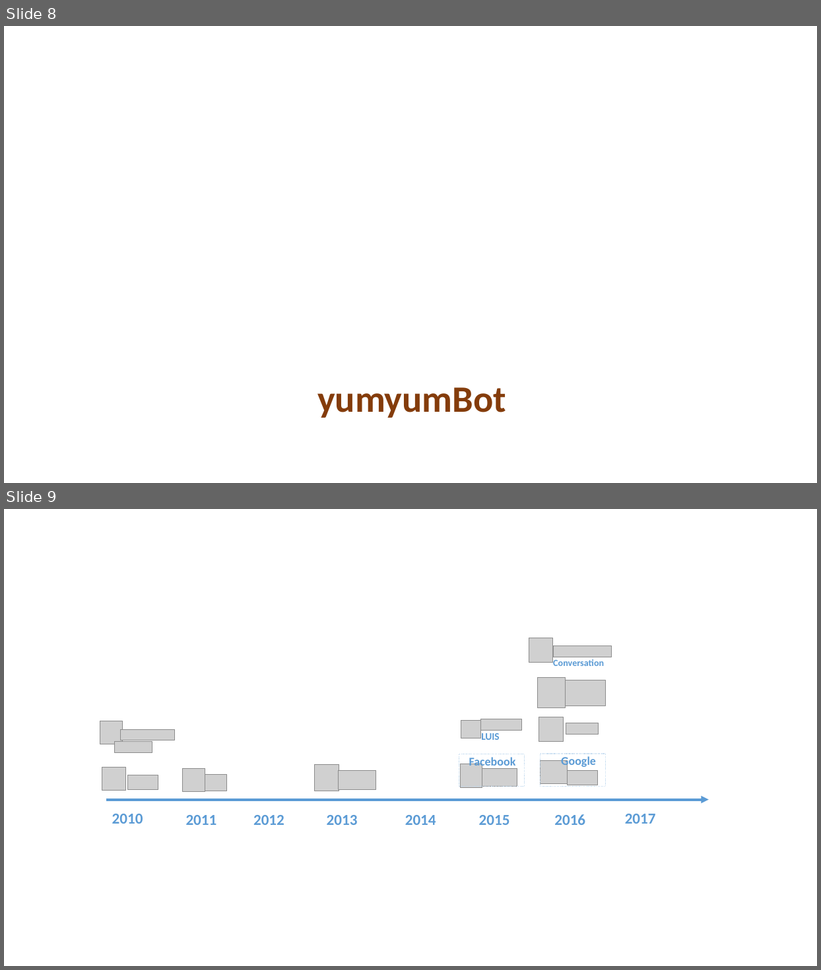
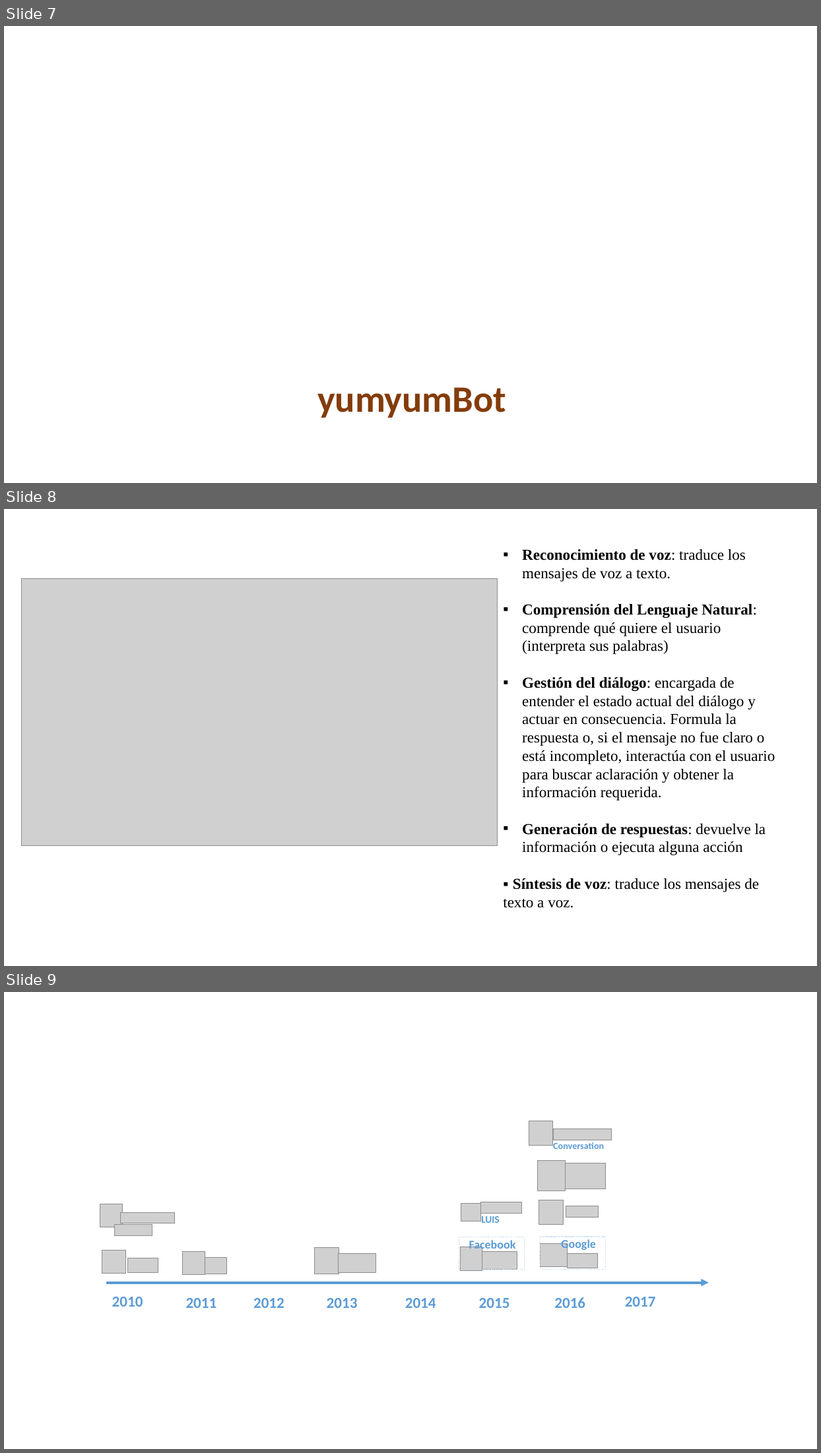
Before and after one commit to inmperfer/TFM, a slide deck: presentacion/Presentación1.pptx. Shown one above the other, each under a label of ours: slides 8 and 9 before the commit, slides 7, 8 and 9 after it. The pictures are 821x970 and 821x1453 pixels, drawn with LibreOffice and Linux fonts; fonts in the diff are those of the drawing; grey boxes stand for pictures; background and template pictures are left out. Boxes give left, top, right and bottom in pixels: in the first picture for what was removed or moved away, otherwise in the second. Text is boxed around its words. In the diff, an @@ line names an element or a change of style, - is before the commit and + after.

```diff
--- a/presentacion/Presentación1.pptx
+++ b/presentacion/Presentación1.pptx
@@ slide 8 added at (4,509,817,966), background #FFFFFF @@
@@ text added at (503,549,775,908), 18 pt, text #000000 @@
+▪ Reconocimiento de voz: traduce los mensajes de voz a texto.
+▪ Comprensión del Lenguaje Natural: comprende qué quiere el usuario (interpreta sus palabras)
+▪ Gestión del diálogo: encargada de entender el estado actual del diálogo y actuar en consecuencia. Formula la respuesta o, si el mensaje no fue claro o está incompleto, interactúa con el usuario para buscar aclaración y obtener la información requerida.
+▪ Generación de respuestas: devuelve la información o ejecuta alguna acción
+▪ Síntesis de voz: traduce los mensajes de texto a voz.
@@ picture added at (22,578,498,846) @@
@@ what was slide 8 is now slide 7 @@
```
Also in this commit, not shown: 1 slide changed, 9 other slides added, 5 slides removed, 1 other file.
